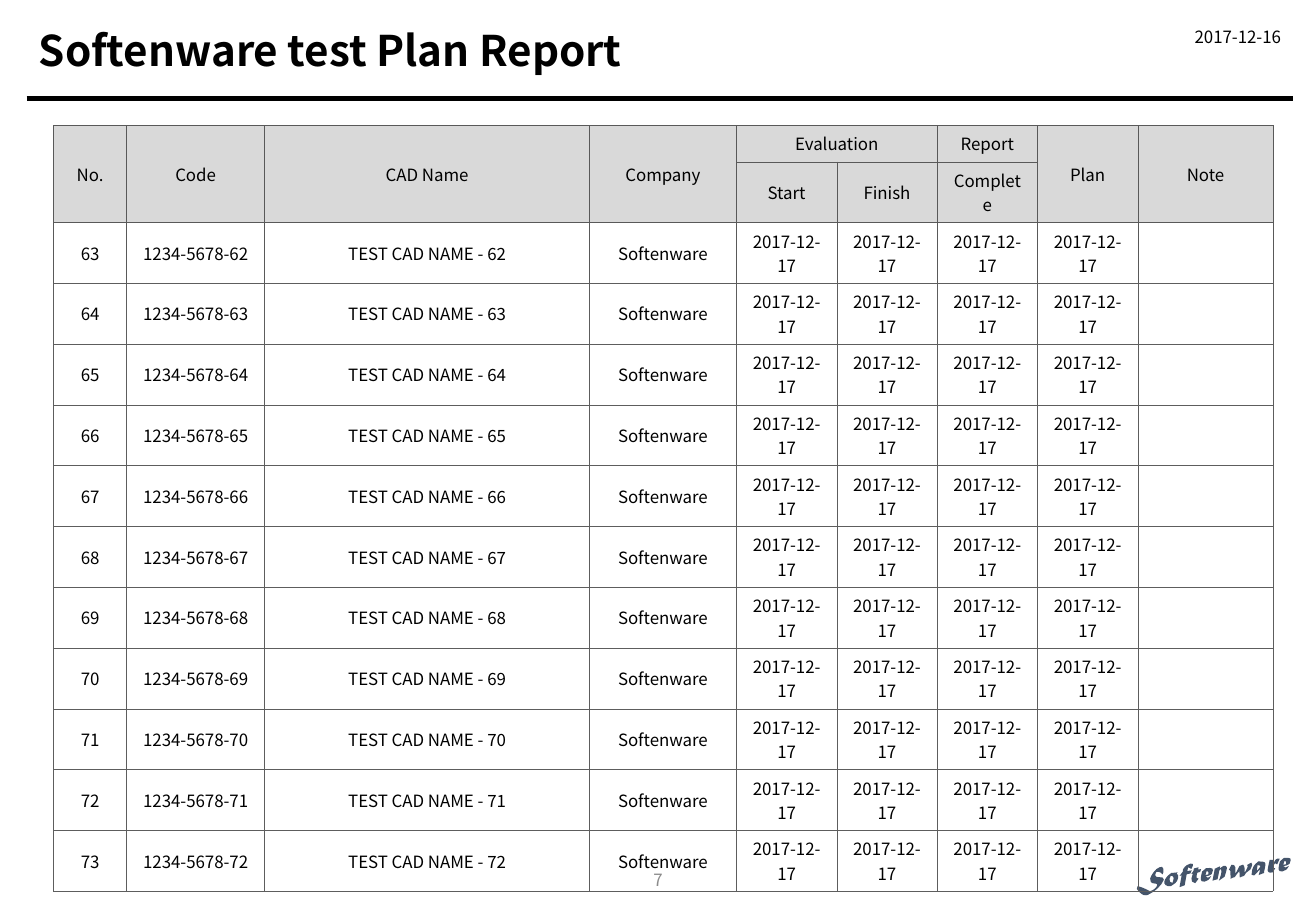
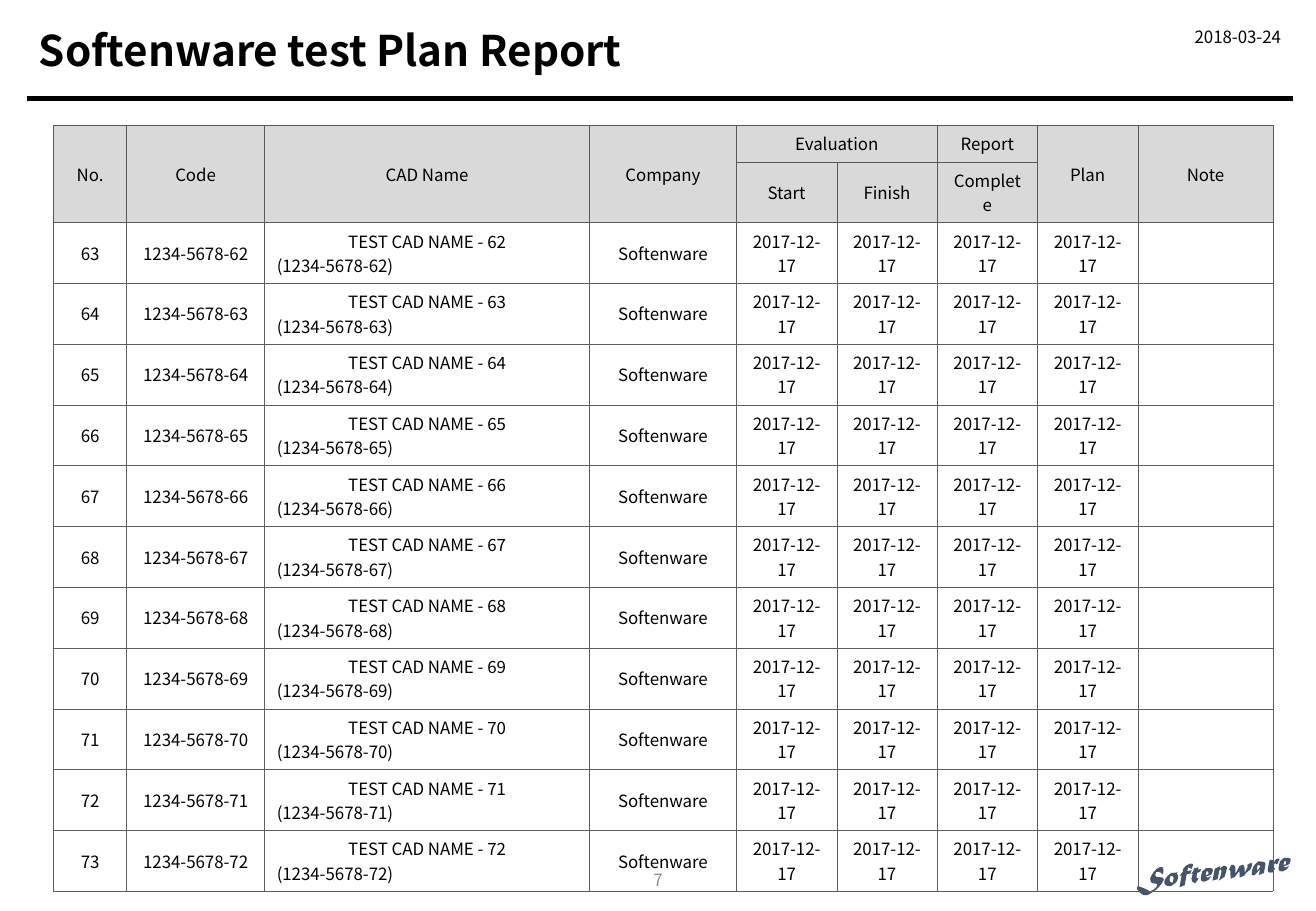
Before and after one commit to ksc0524/SoftenReporterSamples, a slide deck: slide 7 of SoftenReporterSamples/samples/result/Report-Result-fromKsonInput.pptx. Drawn at 1316x911 pixels with LibreOffice and Linux fonts; fonts in the diff are those of the drawing. Boxes give left, top, right and bottom in pixels: in the first picture for what was removed or moved away, otherwise in the second. Text is boxed around its words. In the diff, an @@ line names an element or a change of style, - is before the commit and + after.

```diff
--- a/SoftenReporterSamples/samples/result/Report-Result-fromKsonInput.pptx
+++ b/SoftenReporterSamples/samples/result/Report-Result-fromKsonInput.pptx
@@ text at box(1195, 30, 1281, 44): text changed @@
-2017-12-16
+2018-03-24
@@ table at box(53, 125, 1276, 887) @@
-row 3, column 3: TEST CAD NAME - 62
+row 3, column 3: TEST CAD NAME - 62 / (1234-5678-62)
-row 4, column 3: TEST CAD NAME - 63
+row 4, column 3: TEST CAD NAME - 63 / (1234-5678-63)
-row 5, column 3: TEST CAD NAME - 64
+row 5, column 3: TEST CAD NAME - 64 / (1234-5678-64)
-row 6, column 3: TEST CAD NAME - 65
+row 6, column 3: TEST CAD NAME - 65 / (1234-5678-65)
-row 7, column 3: TEST CAD NAME - 66
+row 7, column 3: TEST CAD NAME - 66 / (1234-5678-66)
-row 8, column 3: TEST CAD NAME - 67
+row 8, column 3: TEST CAD NAME - 67 / (1234-5678-67)
-row 9, column 3: TEST CAD NAME - 68
+row 9, column 3: TEST CAD NAME - 68 / (1234-5678-68)
-row 10, column 3: TEST CAD NAME - 69
+row 10, column 3: TEST CAD NAME - 69 / (1234-5678-69)
-row 11, column 3: TEST CAD NAME - 70
+row 11, column 3: TEST CAD NAME - 70 / (1234-5678-70)
-row 12, column 3: TEST CAD NAME - 71
+row 12, column 3: TEST CAD NAME - 71 / (1234-5678-71)
-row 13, column 3: TEST CAD NAME - 72
+row 13, column 3: TEST CAD NAME - 72 / (1234-5678-72)
```
Also in this commit, not shown: 10 other slides changed, 11 other files.
